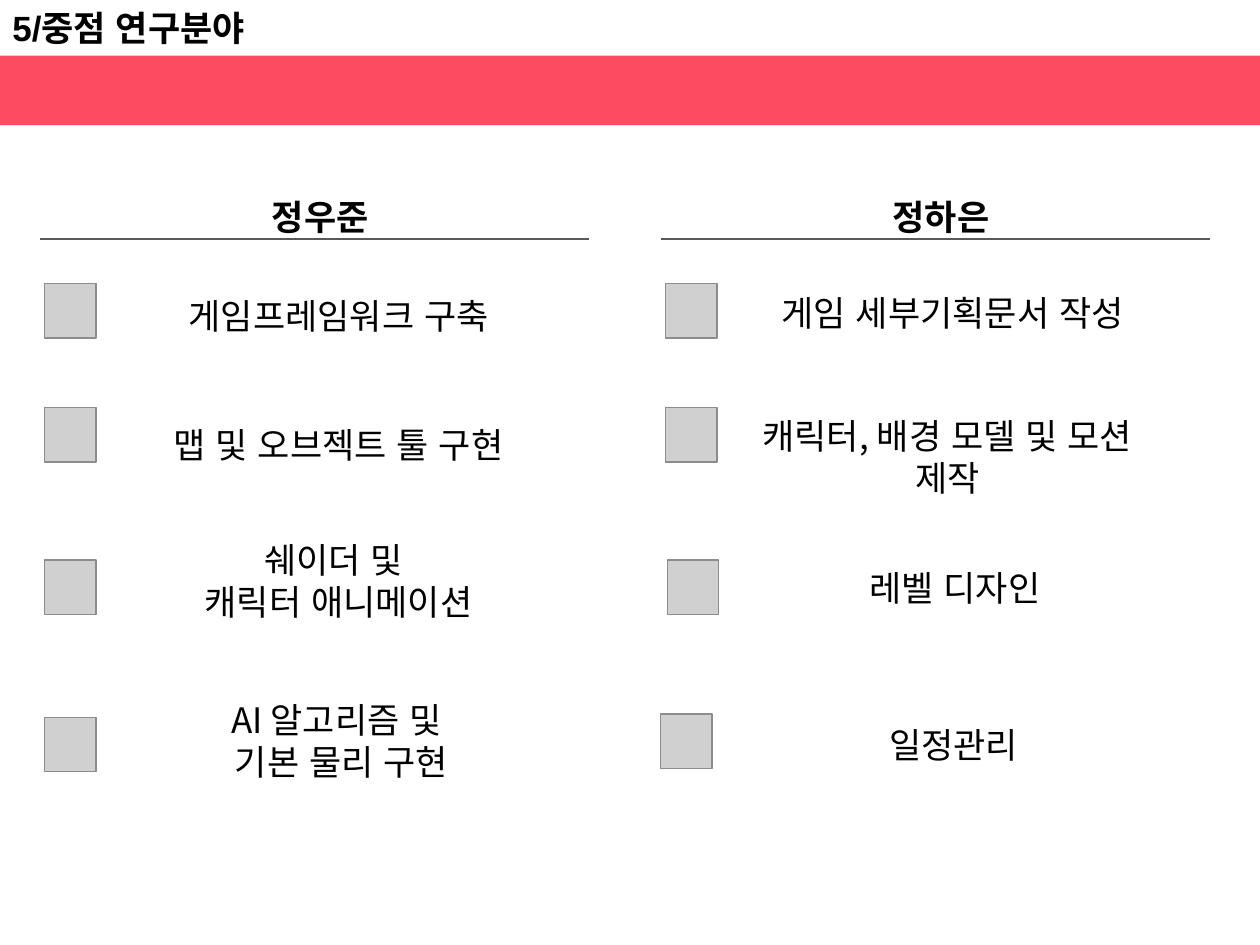
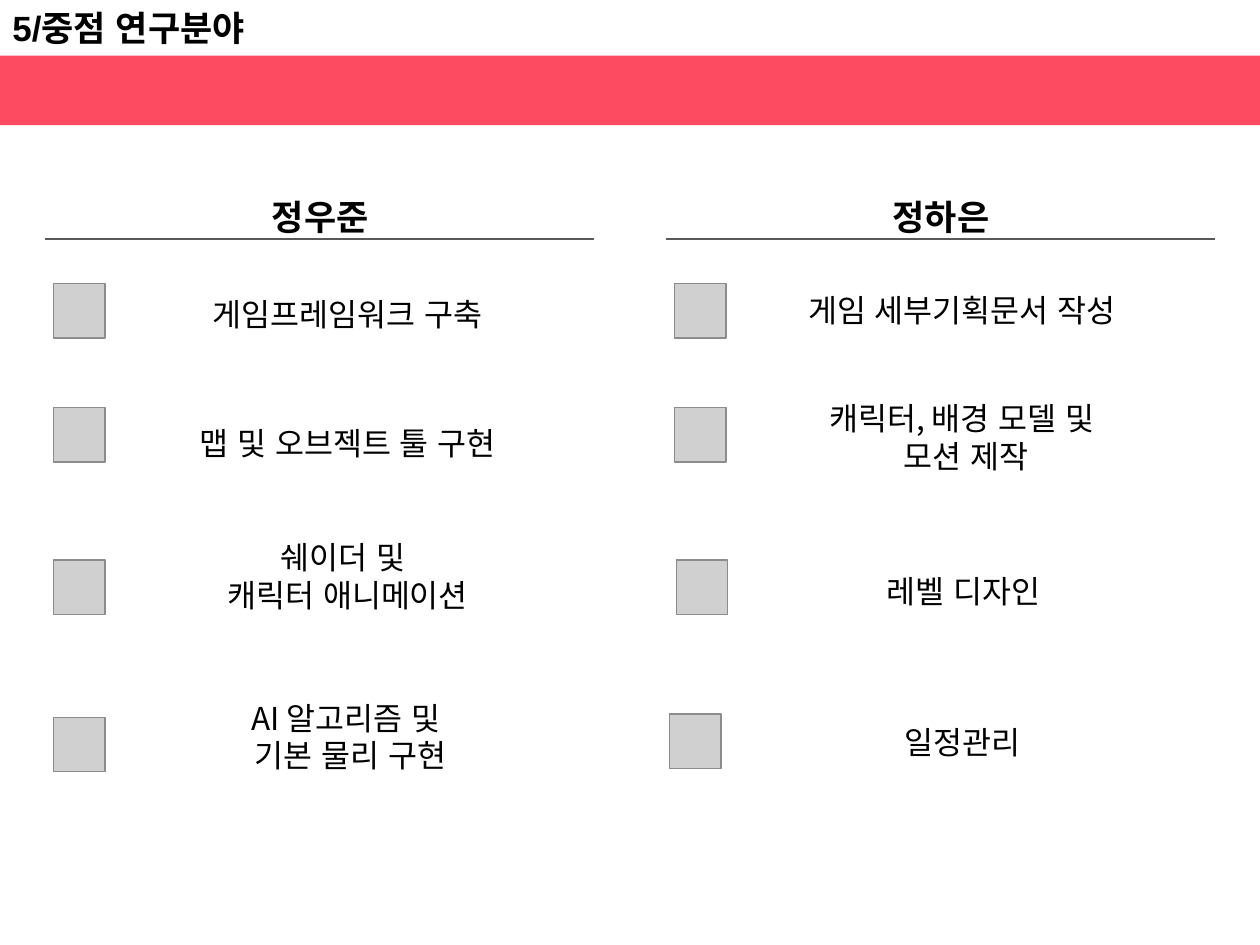
Before and after one commit to haeunjung/Team_Project, a slide deck: slide 18 of 기획문서/게임 제안서.pptx (slide 17 before the commit). Drawn at 1260x945 pixels with LibreOffice and Linux fonts; fonts in the diff are those of the drawing; grey boxes stand for pictures. Boxes give left, top, right and bottom in pixels: in the first picture for what was removed or moved away, otherwise in the second. Text is boxed around its words. In the diff, an @@ line names an element or a change of style, - is before the commit and + after.

```diff
--- a/기획문서/게임 제안서.pptx
+++ b/기획문서/게임 제안서.pptx
@@ line moved from (39, 239) - (590, 239) to (44, 239) - (595, 239) @@
@@ line moved from (660, 239) - (1211, 239) to (665, 239) - (1216, 239) @@
@@ text "게임프레임워크 구축": place and size @@
-text "게임프레임워크 구축" at [189, 300, 489, 332]
+text "게임프레임워크 구축" at [213, 299, 483, 329]
@@ text "게임 세부기획문서 작성": place and size @@
-text "게임 세부기획문서 작성" at [782, 296, 1123, 329]
+text "게임 세부기획문서 작성" at [808, 295, 1116, 325]
@@ text "맵 및 오브젝트 툴 구현": place and size @@
-text "맵 및 오브젝트 툴 구현" at [174, 429, 504, 461]
+text "맵 및 오브젝트 툴 구현" at [200, 429, 496, 458]
@@ text at [829, 404, 1094, 471]: text changed; size 20 to 18 pt @@
-캐릭터, 배경 모델 및 모션 제작
+캐릭터, 배경 모델 및
+모션 제작
@@ text "쉐이더 및": place and size @@
-text "쉐이더 및" at [205, 544, 472, 618]
+text "쉐이더 및" at [227, 543, 468, 610]
@@ 8 pictures: place and size @@
-8 pictures at [44, 284, 719, 771]
+8 pictures at [54, 284, 728, 771]
@@ text "레벨 디자인": place and size @@
-text "레벨 디자인" at [869, 572, 1040, 604]
+text "레벨 디자인" at [887, 577, 1041, 606]
@@ text "AI 알고리즘 및": place and size @@
-text "AI 알고리즘 및" at [231, 704, 447, 778]
+text "AI 알고리즘 및" at [251, 704, 446, 770]
@@ size 20 to 18 pt in 7 elements at [200, 429, 496, 458], [213, 299, 483, 329], [808, 295, 1116, 325], [887, 577, 1041, 606], [227, 543, 468, 610], [251, 704, 446, 770], [905, 728, 1021, 757] @@
@@ text "일정관리": place and size @@
-text "일정관리" at [889, 729, 1018, 761]
+text "일정관리" at [905, 728, 1021, 757]
```
Also in this commit, not shown: 9 other slides changed, 2 slides added.
